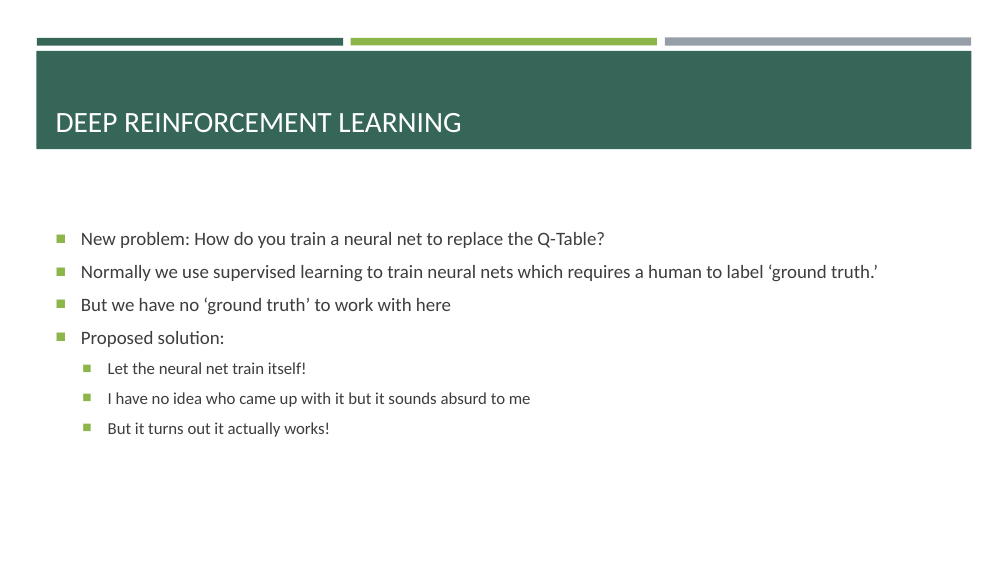
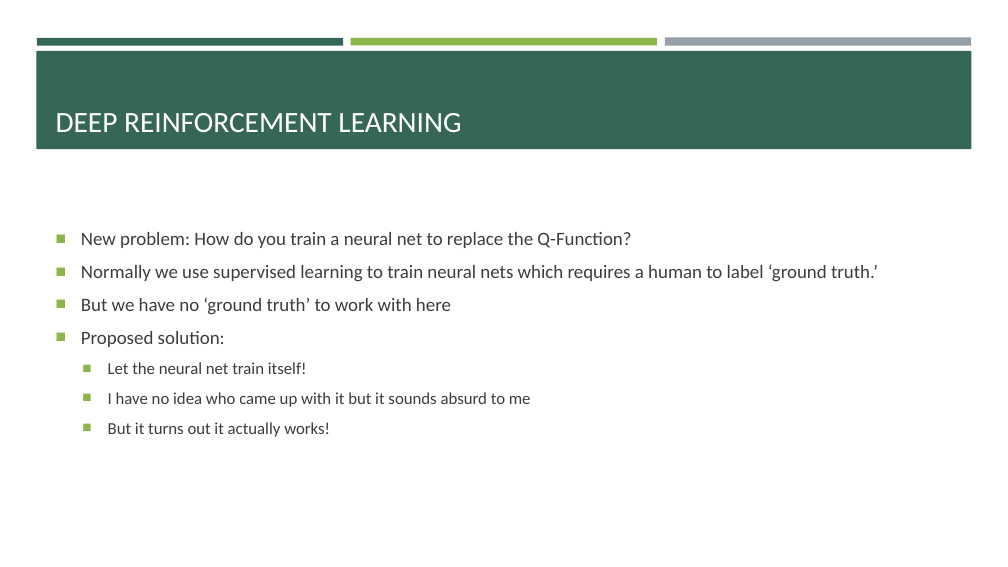
Before and after one commit to brucenielson/Reinforcement-Learning, a slide deck: slide 28 of Deep Reinforcement Learning.pptx (slide 27 before the commit). Drawn at 1008x567 pixels with LibreOffice and Linux fonts; fonts in the diff are those of the drawing. Boxes give left, top, right and bottom in pixels: in the first picture for what was removed or moved away, otherwise in the second. Text is boxed around its words. In the diff, an @@ line names an element or a change of style, - is before the commit and + after.

```diff
--- a/Deep Reinforcement Learning.pptx
+++ b/Deep Reinforcement Learning.pptx
@@ text at box(81, 232, 631, 248): text changed @@
-■ New problem: How do you train a neural net to replace the Q-Table?
+■ New problem: How do you train a neural net to replace the Q-Function?
```
Also in this commit, not shown: 3 other slides changed, 1 slide added, 10 other files.
